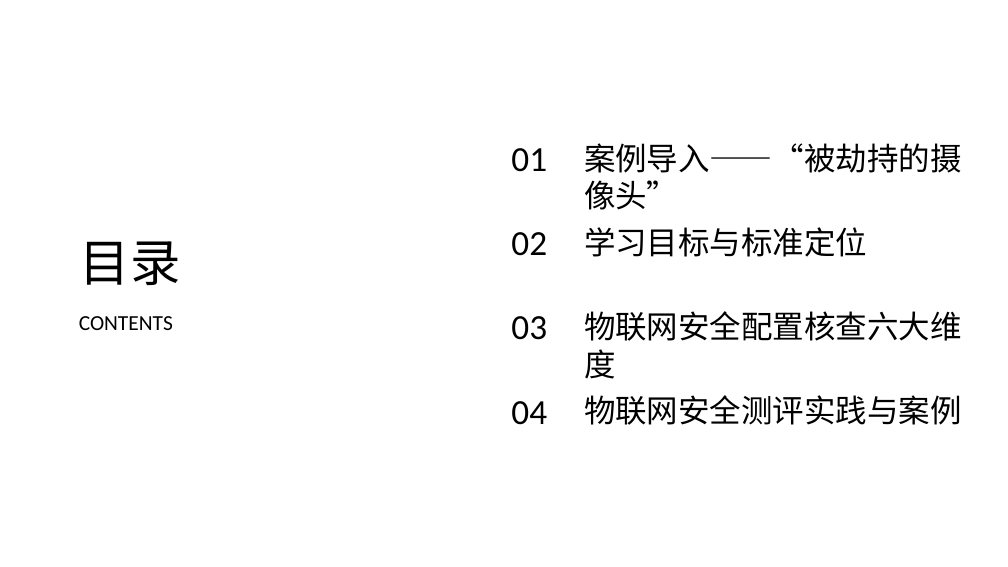
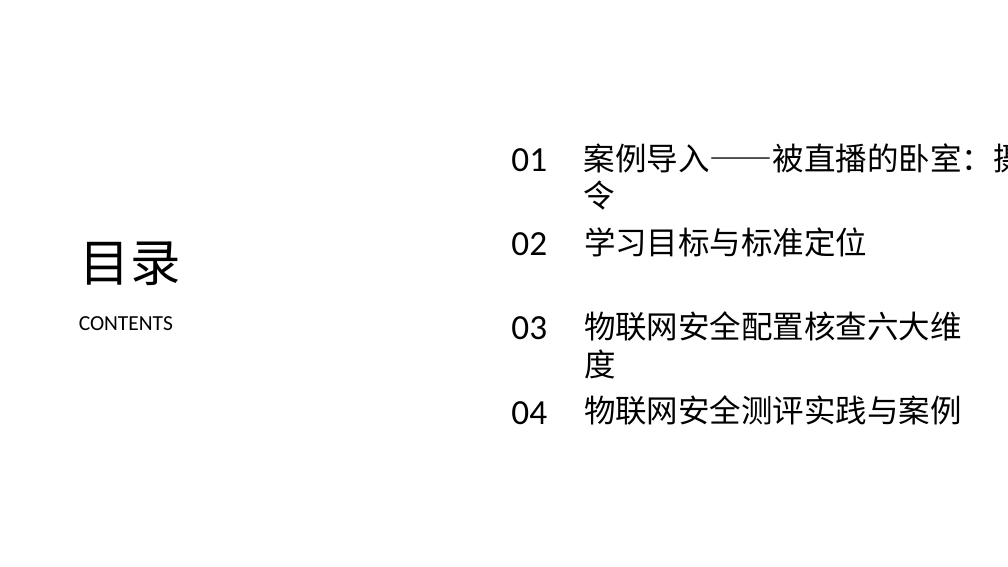
Before and after one commit to yiyimu-ruiruimu/security-assessment-platform, a slide deck: slide 2 of PPT/7.3.2 物联网安全配置核查.pptx. Drawn at 1008x567 pixels with LibreOffice and Linux fonts; fonts in the diff are those of the drawing; background and template pictures are left out. Boxes give left, top, right and bottom in pixels: in the first picture for what was removed or moved away, otherwise in the second. Text is boxed around its words. In the diff, an @@ line names an element or a change of style, - is before the commit and + after.

```diff
--- a/PPT/7.3.2 物联网安全配置核查.pptx
+++ b/PPT/7.3.2 物联网安全配置核查.pptx
@@ text at <box>584,143,1008,210</box>: text changed @@
-案例导入——“被劫持的摄像头”
+案例导入——被直播的卧室：摄像头弱口令
```
Also in this commit, not shown: 7 other slides changed, 2 slides added, 8 slides removed, 49 other files.
